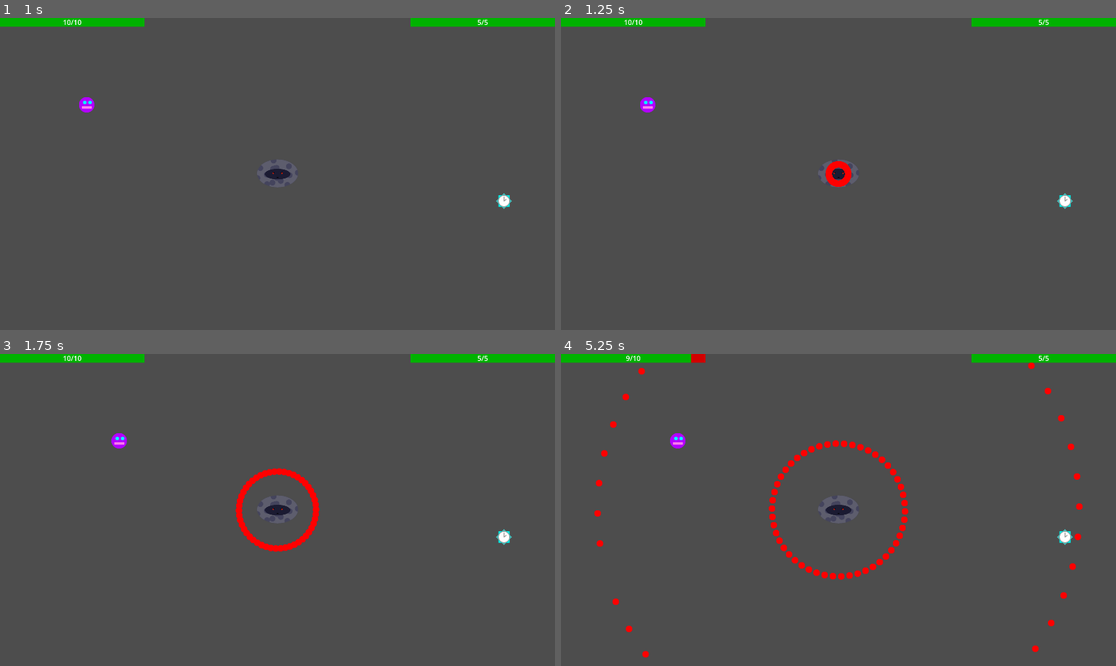
Above: before the commit, frames 1-4 (two rows, left to right).
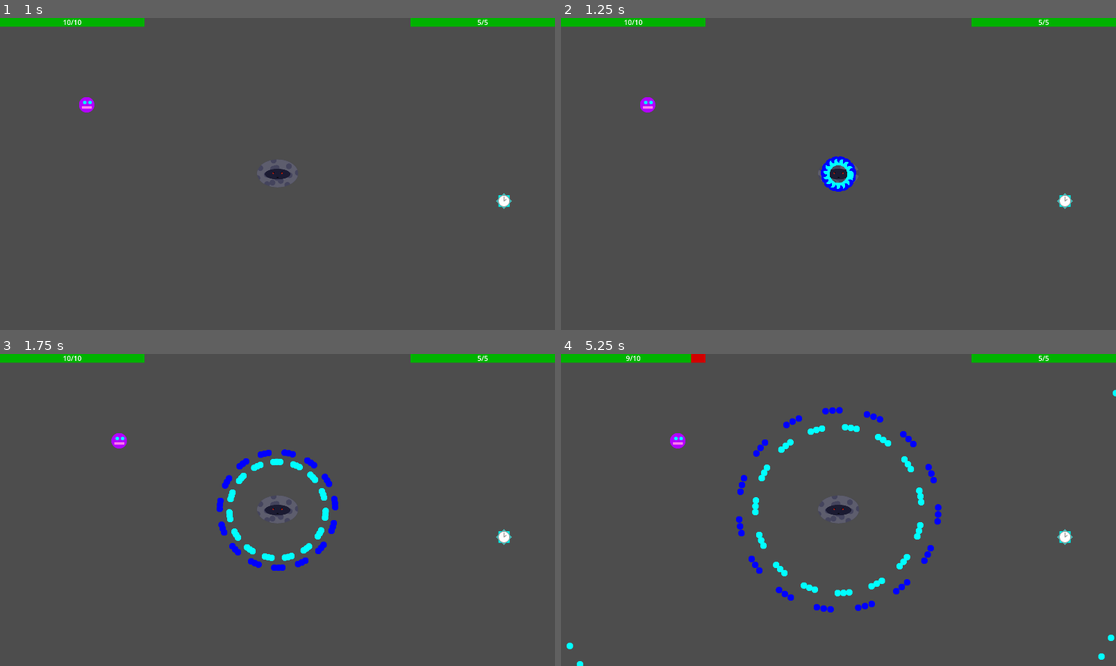
Above: after the commit, the same moments.

Repository: Antoine-Lagache/GameJam_2025
Game: Godot game, scene res://scene/start_menu.tscn
Same seed, same stepped clock (60 frames per second), same inputs: the game is played once before the commit and once after it.
Inputs (mouse positions are in pixels of both pictures, inside the frame that each line leads up to):
- Up to frame 1 (1 s): click "Start Game" at 0.5 s
- Up to frame 2 (1.25 s): no input
- Up to frame 3 (1.75 s): move the mouse to (399, 494) at 1.27 s; hold Right (right) from 1.28 s (still down); hold Shift from 1.28 s (still down)
- Up to frame 4 (5.25 s): move the mouse to (727, 525) at 2.02 s; release Right (right) at 2.03 s; release Shift at 2.03 s; hold Down (down) 2.03-2.78 s; tap Shift at 2.1, 3.6, 5.1 s; move the mouse to (894, 441) at 2.77 s; hold Right (right) 2.78-3.53 s; hold Shift 2.78-3.53 s; move the mouse to (810, 572) at 3.52 s; hold Up (up) 3.53-4.28 s; move the mouse to (1005, 556) at 4.27 s; hold Shift 4.28-5.03 s; hold Left (left) from 4.28 s (still down); move the mouse to (672, 463) at 5.02 s

Frame 1 is identical in both runs. In frame 2, 0.5% of the frame differs, in the area x 46-54%, y 44-56%; in frame 3, 2.4%; in frame 4, 3.6%, in the area x 1-100%, y 2-100%.

Commit message:
moar patterns

Diff:
--- a/gamejame/script/mechant.gd
+++ b/gamejame/script/mechant.gd
@@ -5,7 +5,7 @@
 var pattern_path = load("res://scene/pattern.tscn")
 var bullet_limit:int = 100
 var pattern = pattern_path.instantiate()
-var max_pattern = 10
+var max_pattern = 11
 @onready var boss_hit_sound: AudioStreamPlayer2D = $BossHitSound
 var number_of_flash: int
 
--- a/gamejame/script/pattern.gd
+++ b/gamejame/script/pattern.gd
@@ -41,6 +41,26 @@
 			pattern_9()
 		10:
 			pattern_10()
+		11:
+			pattern_11()
+		12:
+			pass
+		13:
+			pass
+		14:
+			pass
+		15:
+			pass
+		16:
+			pass
+		17:
+			pass
+		18:
+			pass
+		19:
+			pass
+		20:
+			pass
 		_:
 			print("idk what happened, but you are trying to use a non existent pattern")
 
@@ -120,9 +140,11 @@
 	var angle = randf_range(0, 2 * PI)
 	while(pattern_id == 5):
 		if len(get_tree().get_nodes_in_group("bullet")) < bullet_limit and Global.time_speed:
+			var colors = ["red","magenta","blue","yellow","green","cyan"]
 			for i in range(6):
 				var new_bullet:Node = bullet.instantiate()
 				new_bullet.speed = 800
+				new_bullet.color = Color(colors[i])
 				new_bullet.direction = angle + i*2*PI/6
 				add_child(new_bullet)
 			angle += 0.05
@@ -153,6 +175,7 @@
 			for i in range(circle_size):
 				var new_bullet:Node = bullet.instantiate()
 				new_bullet.speed = 400
+				new_bullet.color = Color("yellow")
 				new_bullet.direction = angle + i*2*PI/circle_size
 				new_bullet.position += pos
 				add_child(new_bullet)
@@ -169,22 +192,24 @@
 			for i in range(baam_size):
 				var new_bullet:Node = bullet.instantiate()
 				new_bullet.speed = 400+randi_range(0,300)
+				new_bullet.color = Color(1.0,randf_range(0.,1.),0.)
 				new_bullet.direction = angle + randf_range(-PI/10,PI/10)
 				add_child(new_bullet)
 		await get_tree().create_timer(1).timeout
 
-func pattern_9():
+func pattern_9(): # spin2win
 	await get_tree().create_timer(0.5).timeout # On evite le spawn kill au chgt de pattern
 	while(pattern_id == 9):
 		if len(get_tree().get_nodes_in_group("bullet")) < bullet_limit and Global.time_speed:
 			var new_bullet:Node = bullet.instantiate()
 			new_bullet.speed = 100
 			new_bullet.direction = randf_range(0, 2 * PI)
+			new_bullet.color = Color("green")
 			new_bullet.angular_velocity = 0.005
 			add_child(new_bullet)
 		await get_tree().create_timer(0.05).timeout
 
-func pattern_10(): # circles
+func pattern_10(): # fat circle
 	await get_tree().create_timer(0.5).timeout # On evite le spawn kill au chgt de pattern
 	while(pattern_id == 10):
 		if len(get_tree().get_nodes_in_group("bullet")) < bullet_limit and Global.time_speed:
@@ -193,13 +218,24 @@
 			for i in range(circle_size):
 				var new_bullet:Node = bullet.instantiate()
 				new_bullet.speed = 200
+				new_bullet.color = Color("white")
 				new_bullet.direction = angle + i*2*PI/circle_size
 				add_child(new_bullet)
 		await get_tree().create_timer(3.0).timeout
 
-func pattern_11():
+func pattern_11(): # fatter circle
 	await get_tree().create_timer(0.5).timeout # On evite le spawn kill au chgt de pattern
 	while(pattern_id == 11):
 		if len(get_tree().get_nodes_in_group("bullet")) < bullet_limit and Global.time_speed:
-			pass
+			var circle_size = 90
+			var angle = randf_range(0,2*PI)
+			for i in range(circle_size):
+				var new_bullet:Node = bullet.instantiate()
+				new_bullet.speed = 300
+				new_bullet.color = Color("blue")
+				if i%6 >= 3:
+					new_bullet.speed = 250
+					new_bullet.color = Color("cyan")
+				new_bullet.direction = angle + i*2*PI/circle_size
+				add_child(new_bullet)
 		await get_tree().create_timer(3.0).timeout
